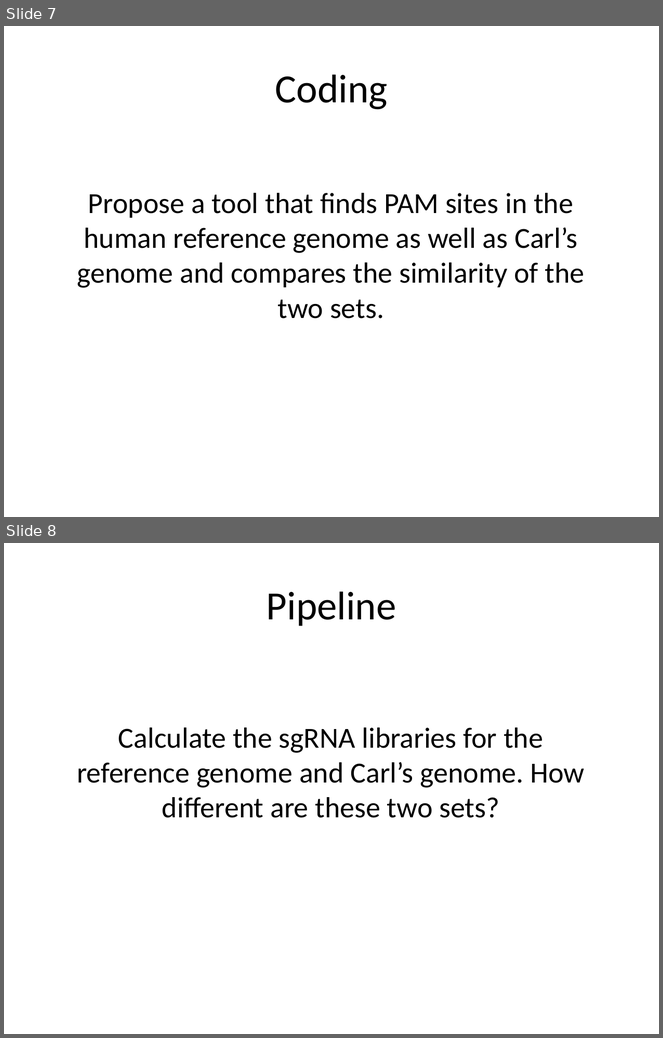
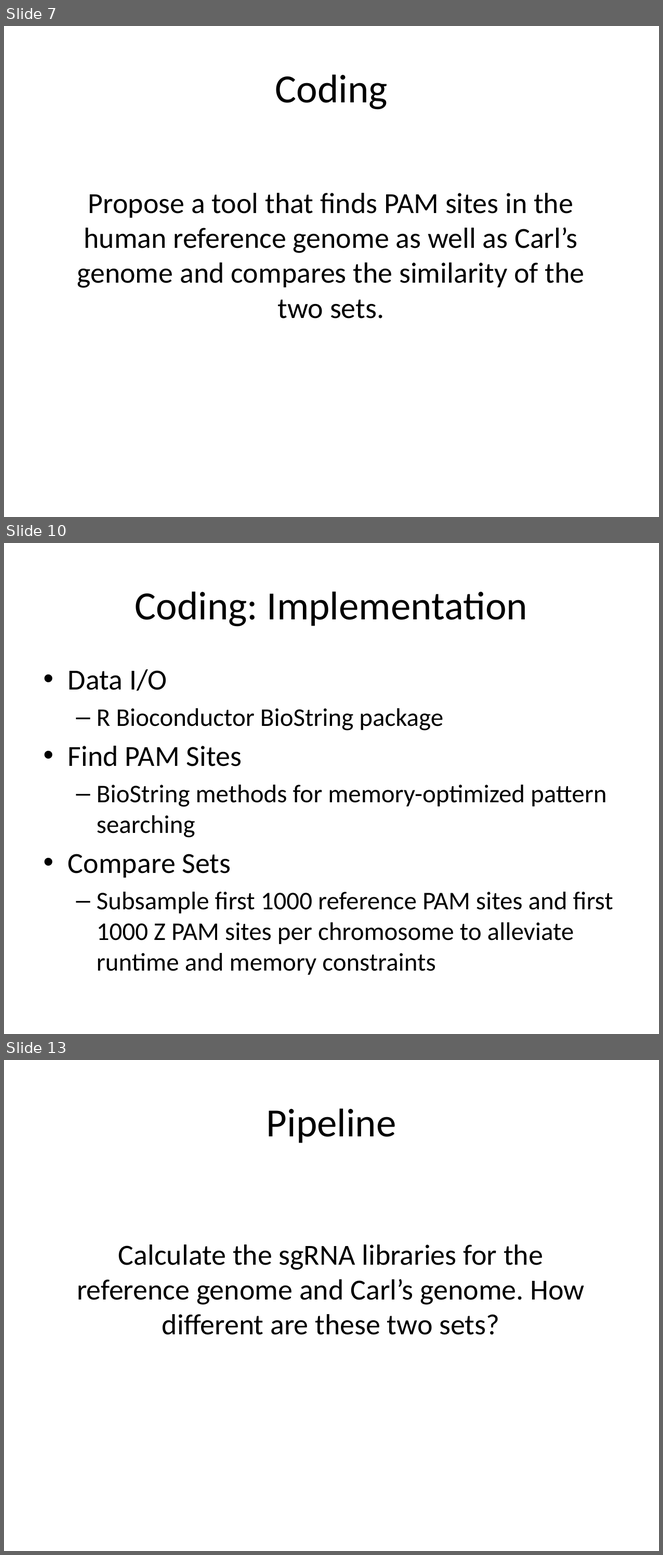
Before and after one commit to CBB752Spring2017/final-project-2-2-team2-team-2-2-2, a slide deck: Presentation - 2.2.pptx. Shown one above the other, each under a label of ours: slides 7 and 8 before the commit, slides 7, 10 and 13 after it; the slides between them are not shown. The pictures are 663x1038 and 663x1555 pixels, drawn with LibreOffice and Linux fonts; fonts in the diff are those of the drawing. Boxes give left, top, right and bottom in pixels: in the first picture for what was removed or moved away, otherwise in the second. Text is boxed around its words. In the diff, an @@ line names an element or a change of style, - is before the commit and + after.

```diff
--- a/Presentation - 2.2.pptx
+++ b/Presentation - 2.2.pptx
@@ slide 10 added at bbox=[4, 543, 659, 1034], background #FFFFFF @@
@@ title added at bbox=[135, 591, 528, 627], 44 pt, text #000000 @@
+Coding: Implementation
@@ text added at bbox=[68, 669, 613, 975], 28 pt, text #000000 @@
+• Data I/O
+  – R Bioconductor BioString package
+• Find PAM Sites
+  – BioString methods for memory-optimized pattern searching
+• Compare Sets
+  – Subsample first 1000 reference PAM sites and first 1000 Z PAM sites per chromosome to alleviate runtime and memory constraints
@@ what was slide 8 is now slide 13 @@
```
Also in this commit, not shown: 4 other slides added.
